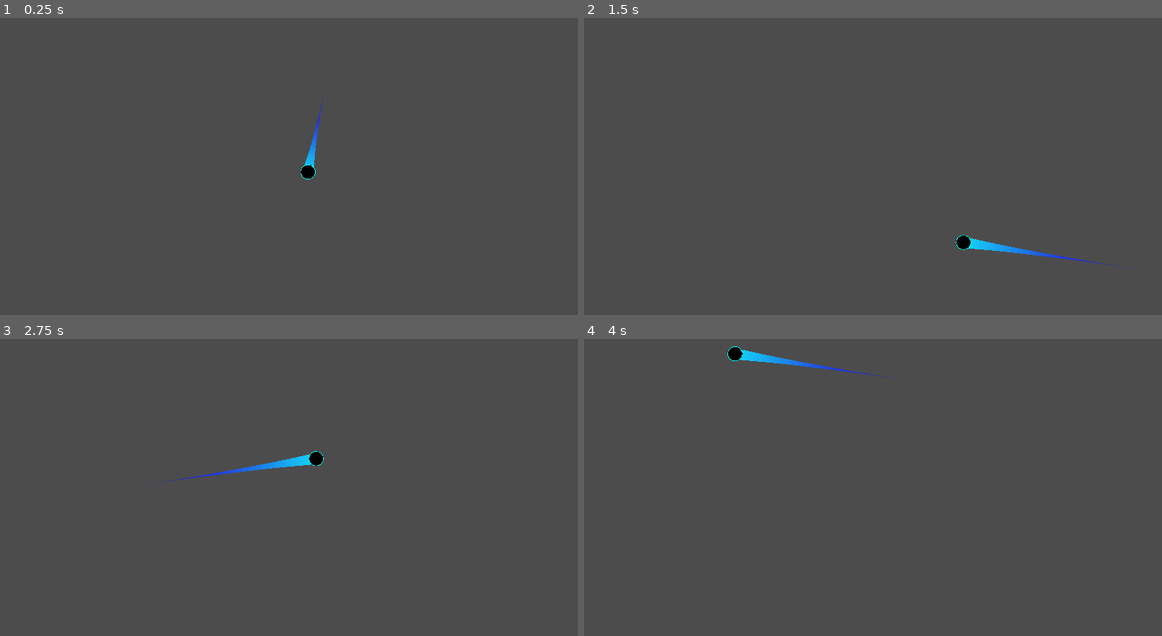
Above: before the commit, frames 1-4 (two rows, left to right).
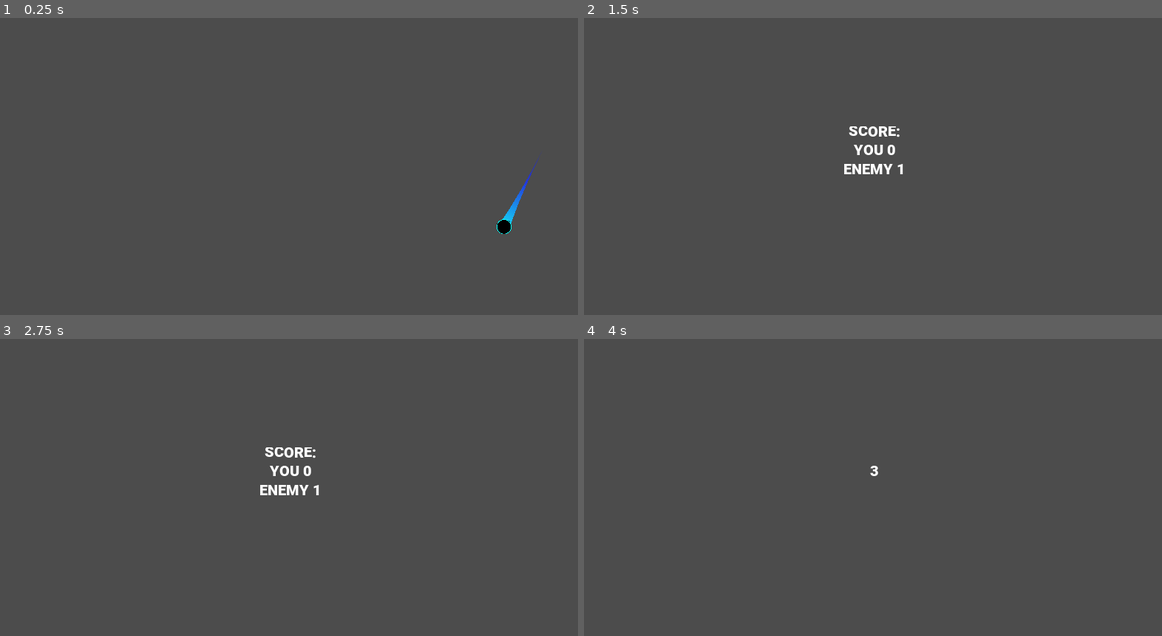
Above: after the commit, the same moments.

Repository: eXCoreX/PingPong
Game: Godot game, scene res://Main.tscn
Same seed, same stepped clock (60 frames per second), same inputs: the game is played once before the commit and once after it.
Inputs (mouse positions are in pixels of both pictures, inside the frame that each line leads up to):
- Up to frame 1 (0.25 s): no input
- Up to frame 2 (1.5 s): move the mouse to (1005, 133) at 0.52 s; move the mouse to (757, 166) at 1.27 s
- Up to frame 3 (2.75 s): move the mouse to (346, 398) at 2.02 s
- Up to frame 4 (4 s): move the mouse to (844, 537) at 2.77 s; move the mouse to (1052, 520) at 3.52 s

The runs differ from the first frame. In frame 1, 0.5% of the frame differs, in the area x 52-94%, y 25-73%; in frame 2, 1.0%, in the area x 45-94%, y 36-85%; in frame 3, 1.0%; in frame 4, 0.5%.

Commit message:
Implemented score

Diff:
--- /dev/null
+++ b/AreaDetection.gd
@@ -0,0 +1,45 @@
+extends Area2D
+
+var timer = Timer.new()
+
+func _ready():
+	timer.connect("timeout", self, "reload_scene")
+	add_child(timer)
+
+onready var glVars = $"../../../GlobalVars"
+
+func _on_ScoreArea_body_entered(_body):
+	if self.name == "EnemyArea":
+		glVars.scorePlayer += 1
+	else:
+		glVars.scoreEnemy  += 1
+	timer.start(3)
+	$"../../Label".text = "SCORE:\nYOU \t" + String(glVars.scorePlayer) + "\nENEMY \t" + String(glVars.scoreEnemy)
+	$"../../Ball".hide()
+	$"../../Ball".sleeping = true
+	call_deferred("disableColl")
+	$"../../Label".show()
+
+
+func disableColl():
+	$"../../Ball/CollisionShape2D".disabled = true
+
+
+var time = 3
+
+func reload_scene():
+	if time == 3:
+		timer.stop()
+		$"../../Label".hide()
+		$"../../TimeLabel".text = "3"
+		$"../../TimeLabel".show()
+		time -= 1
+		timer.start(1)
+	elif time == 0:
+		timer.stop()
+		$"../../TimeLabel".hide()
+		time = 3
+		get_tree().reload_current_scene()
+	else:
+		$"../../TimeLabel".text = String(time)
+		time -= 1
--- a/Ball.gd
+++ b/Ball.gd
@@ -8,15 +8,23 @@
 # Called when the node enters the scene tree for the first time.
 func _ready():
 	var rng = RandomNumberGenerator.new()
-	rng.seed = hash(OS.get_datetime())
+	rng.randomize()
 	var window_size = OS.window_size
-	self.position = Vector2(rng.randi_range(50, window_size[0]), window_size[1] / 2)
-	self.linear_velocity = Vector2(randf() - randf(), randf() - randf())
+	self.position = Vector2(rng.randi_range(50, 1280-50), 720 / 2)
+	var vx = randf() + 0.1
+	var vy = randf() + 0.1
+	if rng.randi_range(0, 1) == 0:
+		vx *= -1
+	if rng.randi_range(0, 1) == 0:
+		vy *= -1
+	self.linear_velocity = Vector2(vx, vy)
 	self.linear_velocity = linear_velocity.normalized()*INIT_VEL
 	pass # Replace with function body.
 
 # Called every frame. 'delta' is the elapsed time since the previous frame.
 func _physics_process(_delta):
+	if sleeping || self.linear_velocity.length() == 0:
+		return
 	if self.linear_velocity.length() < MIN_VEL:
 		var coef = MIN_VEL / self.linear_velocity.length()
 		self.linear_velocity *= coef
--- a/Enemy.gd
+++ b/Enemy.gd
@@ -26,15 +26,16 @@
 	if bVel != prev_bVel:
 		prev_bVel = bVel
 		var bPos = ball.position
-		var bPosx_predict = bPos[0] + abs((bPos[1] - 80) /  bVel[1]) *  bVel[0]
-		bPosx_predict = clamp(bPosx_predict, 0, OS.window_size[0])
-		if prev_bPosx_predict != bPosx_predict:
-			#print("Predict: ", bPosx_predict)
-			prev_bPosx_predict = bPosx_predict
-			var dir = bPosx_predict - self.position[0]
-			dir /= abs(dir)
-			prev_vel = move_and_collide(Vector2(dir * abs(self.position[0] - bPosx_predict) * moveSpeed, 0) * delta)
-			return
+		if bVel.length() != 0:
+			var bPosx_predict = bPos[0] + abs((bPos[1] - 80) /  bVel[1]) *  bVel[0]
+			bPosx_predict = clamp(bPosx_predict, 0, OS.window_size[0])
+			if prev_bPosx_predict != bPosx_predict:
+				#print("Predict: ", bPosx_predict)
+				prev_bPosx_predict = bPosx_predict
+				var dir = bPosx_predict - self.position[0]
+				dir /= abs(dir)
+				prev_vel = move_and_collide(Vector2(dir * abs(self.position[0] - bPosx_predict) * moveSpeed, 0) * delta)
+				return
 	#print("prev_vel ", prev_vel.length())
 
 	var dir = prev_bPosx_predict - self.position[0]
--- /dev/null
+++ b/Fonts/Roboto.tres
@@ -0,0 +1,4 @@
+[gd_resource type="DynamicFontData" format=2]
+
+[resource]
+font_path = "res://Fonts/Roboto-Black.ttf"
--- /dev/null
+++ b/GlobalVars.gd
@@ -0,0 +1,4 @@
+extends Node
+
+var scorePlayer = 0
+var scoreEnemy  = 0
--- a/Main.gd
+++ b/Main.gd
@@ -1,17 +1,9 @@
 extends Node2D
 
-
-# Declare member variables here. Examples:
-# var a = 2
-# var b = "text"
+func _ready():
+	pass
 
 
-# Called when the node enters the scene tree for the first time.
-func _ready():
-	pass # Replace with function body.
-
-
-# Called every frame. 'delta' is the elapsed time since the previous frame.
-func _input(event):
+func _input(_event):
 	if Input.is_action_just_pressed("ui_fullscreen"):
 		OS.window_fullscreen = !OS.window_fullscreen
--- a/Main.tscn
+++ b/Main.tscn
@@ -6,6 +6,8 @@
 [ext_resource path="res://Enemy.gd" type="Script" id=4]
 [ext_resource path="res://addons/Trail/trail_2d.gd" type="Script" id=5]
 [ext_resource path="res://Main.gd" type="Script" id=6]
+[ext_resource path="res://AreaDetection.gd" type="Script" id=7]
+[ext_resource path="res://Fonts/Roboto-Black.ttf" type="DynamicFontData" id=8]
 
 [sub_resource type="CapsuleShape2D" id=1]
 radius = 20.0
@@ -29,17 +31,21 @@
 offsets = PoolRealArray( 0, 0.417219, 1 )
 colors = PoolColorArray( 0.0740204, 0.106377, 0.902344, 0, 0.134277, 0.213585, 0.859375, 1, 0.0794678, 0.843695, 0.96875, 1 )
 
-[sub_resource type="RectangleShape2D" id=5]
-extents = Vector2( 680, 50 )
-
 [sub_resource type="RectangleShape2D" id=6]
 extents = Vector2( 380, 50 )
 
-[sub_resource type="RectangleShape2D" id=7]
-extents = Vector2( 680, 50 )
-
 [sub_resource type="RectangleShape2D" id=8]
 extents = Vector2( 380, 50 )
+
+[sub_resource type="RectangleShape2D" id=5]
+extents = Vector2( 610, 50 )
+
+[sub_resource type="RectangleShape2D" id=7]
+extents = Vector2( 610, 50 )
+
+[sub_resource type="DynamicFont" id=11]
+size = 32
+font_data = ExtResource( 8 )
 
 [node name="RootNode" type="Node2D"]
 script = ExtResource( 6 )
@@ -47,7 +53,6 @@
 [node name="Enemy" type="KinematicBody2D" parent="."]
 position = Vector2( 640, 50 )
 script = ExtResource( 4 )
-DIFFICULTY = 3
 
 [node name="CollisionShape2D" type="CollisionShape2D" parent="Enemy"]
 rotation = 1.5708
@@ -89,21 +94,55 @@
 
 [node name="WorldBorder" type="StaticBody2D" parent="."]
 
-[node name="CollisionShape2D" type="CollisionShape2D" parent="WorldBorder"]
-position = Vector2( 640, -40 )
-shape = SubResource( 5 )
-
 [node name="LeftWall" type="CollisionShape2D" parent="WorldBorder"]
 position = Vector2( 1320, 360 )
 rotation = 1.5708
 shape = SubResource( 6 )
 
-[node name="CollisionShape2D3" type="CollisionShape2D" parent="WorldBorder"]
-position = Vector2( 638.64, 760 )
-rotation = -3.14159
-shape = SubResource( 7 )
-
 [node name="RightWall" type="CollisionShape2D" parent="WorldBorder"]
 position = Vector2( -40, 360 )
 rotation = -1.5708
 shape = SubResource( 8 )
+
+[node name="EnemyArea" type="Area2D" parent="WorldBorder"]
+position = Vector2( 640, -40 )
+script = ExtResource( 7 )
+
+[node name="EnemyAreaColl" type="CollisionShape2D" parent="WorldBorder/EnemyArea"]
+shape = SubResource( 5 )
+
+[node name="PlayerArea" type="Area2D" parent="WorldBorder"]
+position = Vector2( 640, 760 )
+script = ExtResource( 7 )
+
+[node name="PlayerAreaColl" type="CollisionShape2D" parent="WorldBorder/PlayerArea"]
+rotation = -3.14159
+shape = SubResource( 7 )
+
+[node name="Label" type="Label" parent="."]
+visible = false
+margin_right = 1280.0
+margin_bottom = 720.0
+custom_fonts/font = SubResource( 11 )
+text = "SCORE:
+YOU 0
+ENEMY 0"
+align = 1
+valign = 1
+__meta__ = {
+"_edit_use_anchors_": false
+}
+
+[node name="TimeLabel" type="Label" parent="."]
+visible = false
+margin_right = 1280.0
+margin_bottom = 720.0
+custom_fonts/font = SubResource( 11 )
+text = "3"
+align = 1
+valign = 1
+__meta__ = {
+"_edit_use_anchors_": false
+}
+[connection signal="body_entered" from="WorldBorder/EnemyArea" to="WorldBorder/EnemyArea" method="_on_ScoreArea_body_entered"]
+[connection signal="body_entered" from="WorldBorder/PlayerArea" to="WorldBorder/PlayerArea" method="_on_ScoreArea_body_entered"]
--- a/project.godot
+++ b/project.godot
@@ -19,6 +19,10 @@
 run/main_scene="res://Main.tscn"
 config/icon="res://icon.png"
 
+[autoload]
+
+GlobalVars="*res://GlobalVars.gd"
+
 [debug]
 
 settings/stdout/print_fps=true
@@ -30,6 +34,11 @@
 window/dpi/allow_hidpi=true
 window/vsync/use_vsync=false
 window/stretch/mode="2d"
+window/stretch/aspect="expand"
+
+[editor_plugins]
+
+enabled=PoolStringArray( "Trail" )
 
 [input]
 
@@ -42,11 +51,14 @@
 [physics]
 
 common/physics_fps=120
+2d/thread_model=2
 2d/default_gravity=0
 
 [rendering]
 
 quality/intended_usage/framebuffer_allocation=0
+quality/intended_usage/framebuffer_allocation.mobile=0
+threads/thread_model=2
 quality/filters/anisotropic_filter_level=16
-quality/filters/msaa=1
+quality/filters/msaa=2
 environment/default_environment="res://default_env.tres"
Binary file added: Fonts/Roboto-Black.ttf
Not shown: 1 places in Main.tscn that only renumber resources
